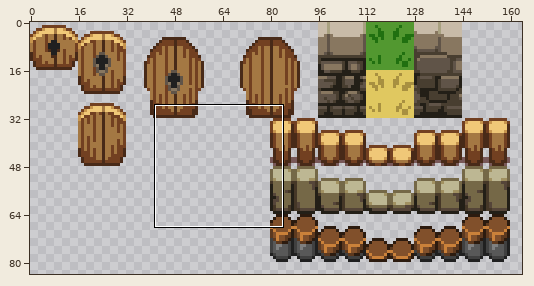
Sprite sheet -- data/sprites/entities/door_npcs.png. Above: a wide view before the commit, with the close-up outlined.
Close-up. First the earlier version:
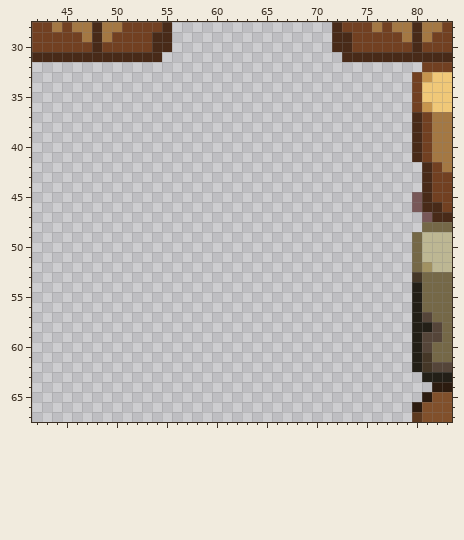
The file is 176x96 pixels. Shown: x 42..83, y 28..67. The wide view leaves out empty margins.
After the commit:
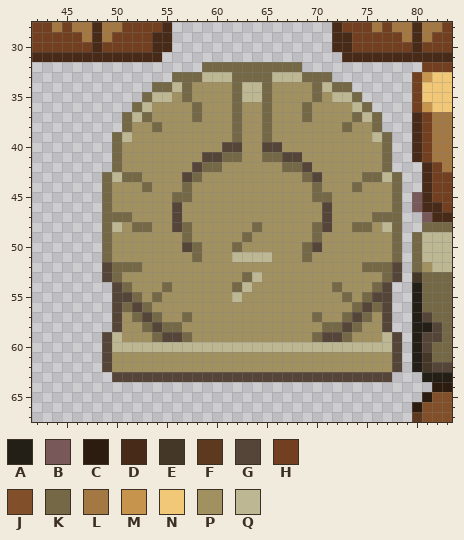
Palette (. is transparent): A #231f17  B #785858  C #2c1b0f  D #482a18  E #453727  F #5d391f  G #554539  H #724021  J #81502b  K #756847  L #a47843  M #c6944d  N #f0c878  P #a19161  Q #bdb793
Message: add Seabird Tear door
Diff:
Changed rows in their new state; - is an unchanged pixel.
first column x 49:
32 ----------KKKKKKKKKK----------
33 -------KKKQQQKKKKQQQKKK-------
34 -----KKQKPPPPKQQKPPPPKQKK-----
35 ----KQQPKPPPPKQQKPPPPKPQQK----
36 ---KQPPPPKPPPKPPKPPPKPPPPQK---
37 --KQKPPPPKPPPKPPKPPPKPPPPKQK--
38 --KPPKPPPPPPPKPPKPPPPPPPKPPK--
39 -KQPPPPPPPPPPKPPKPPPPPPPPPPQK-
40 -KPPPPPPPPPPGGPPGGPPPPPPPPPPK-
41 -KPPPPPPPPGGKKPPKKGGPPPPPPPPK-
42 -KPPPPPPPGKKPPPPPPKKGPPPPPPPK-
43 KQKKPPPPGKPPPPPPPPPPKGPPPPKKQK
44 KPPPKPPPKPPPPPPPPPPPPKPPPKPPPK
45 KPPPPPPKKPPPPPPPPPPPPKKPPPPPPK
46 KPPPPPPGPPPPPPPPPPPPPPGPPPPPPK
47 KKKPPPPGPPPPPPPPPPPPPPGPPPPKKK
48 KQPKKPPGKPPPPPPKPPPPPKGPPKKPQK
49 KPPPPPPPKPPPPPKPPPPPPKPPPPPPPK
50 KPPPPPPPGKPPPKPPPPPPKGPPPPPPPK
51 KPPPPPPPPKPPPQQQQPPPKPPPPPPPPK
52 GKKKPPPPPPPPPPPPPPPPPPPPPPKKKG
53 GKPPPPPPPPPPPPKQPPPPPPPPPPPPKG
54 -GKPPPKPPPPPPKQPPPPPPPPKPPPKG-
55 -GGKPKPPPPPPPQPPPPPPPPPPKPKGG-
56 -GKGKPPPPPPPPPPPPPPPPPPPPKGKG-
57 -GPKGKPPKPPPPPPPPPPPPKPPKGKPG-
58 -GPPKGKKPPPPPPPPPPPPPPKKGKPPG-
59 GQPPPKGGKPPPPPPPPPPPPKGGKPPPQG
60 GQQQQQQQQQQQQQQQQQQQQQQQQQQQQG
61 GPPPPPPPPPPPPPPPPPPPPPPPPPPPPG
62 GPPPPPPPPPPPPPPPPPPPPPPPPPPPPG
63 -GGGGGGGGGGGGGGGGGGGGGGGGGGGG-
Boxes around the changes in both close-ups, in picture pixels (x1, y1, x2, y2):
added: (102, 62, 402, 382)
